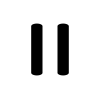
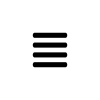
Two versions of the same layered image (100 x 100). Layer-by-layer changes:
added layer "hamburger" in group "Group 1" over box(32, 32, 68, 68)
hid "noun_pause_839209" over box(31, 23, 69, 76)
